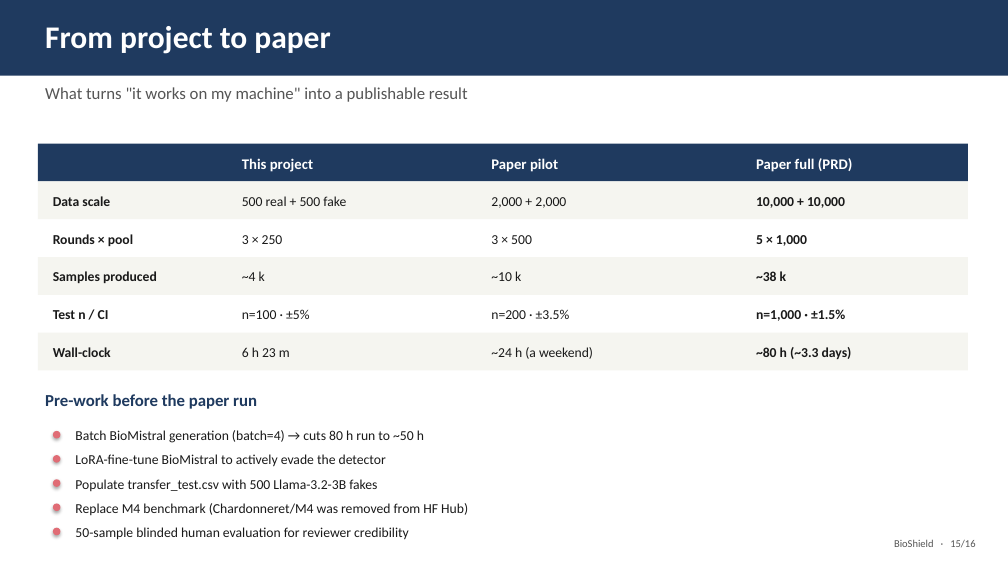
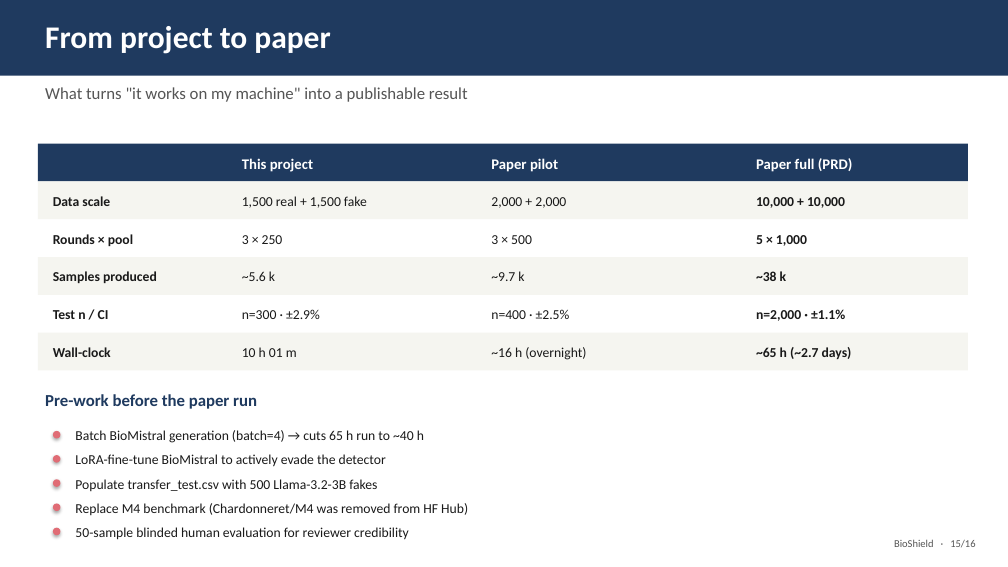
Before and after one commit to Rayudualapati-25/BioShield, a slide deck: slide 15 of experiments/BioShield_class_presentation.pptx. Drawn at 1008x567 pixels with LibreOffice and Linux fonts; fonts in the diff are those of the drawing. Boxes give left, top, right and bottom in pixels: in the first picture for what was removed or moved away, otherwise in the second. Text is boxed around its words. In the diff, an @@ line names an element or a change of style, - is before the commit and + after.

```diff
--- a/experiments/BioShield_class_presentation.pptx
+++ b/experiments/BioShield_class_presentation.pptx
@@ text at [242,196,367,208]: text changed @@
-500 real + 500 fake
+1,500 real + 1,500 fake
@@ text at [242,271,275,281]: text changed @@
-~4 k
+~5.6 k
@@ text at [491,271,524,281]: text changed @@
-~10 k
+~9.7 k
@@ text at [242,309,320,319]: text changed @@
-n=100 · ±5%
+n=300 · ±2.9%
@@ text at [491,309,570,319]: text changed @@
-n=200 · ±3.5%
+n=400 · ±2.5%
@@ text at [756,309,845,321]: text changed @@
-n=1,000 · ±1.5%
+n=2,000 · ±1.1%
@@ text at [242,347,297,357]: text changed @@
-6 h 23 m
+10 h 01 m
@@ text at [491,347,586,360]: text changed @@
-~24 h (a weekend)
+~16 h (overnight)
@@ text at [756,347,852,359]: text changed @@
-~80 h (~3.3 days)
+~65 h (~2.7 days)
@@ text at [75,430,424,443]: text changed @@
-Batch BioMistral generation (batch=4) → cuts 80 h run to ~50 h
+Batch BioMistral generation (batch=4) → cuts 65 h run to ~40 h
```
Also in this commit, not shown: 8 other slides changed, 1 slide added, 1 slide removed, 28 other files.
